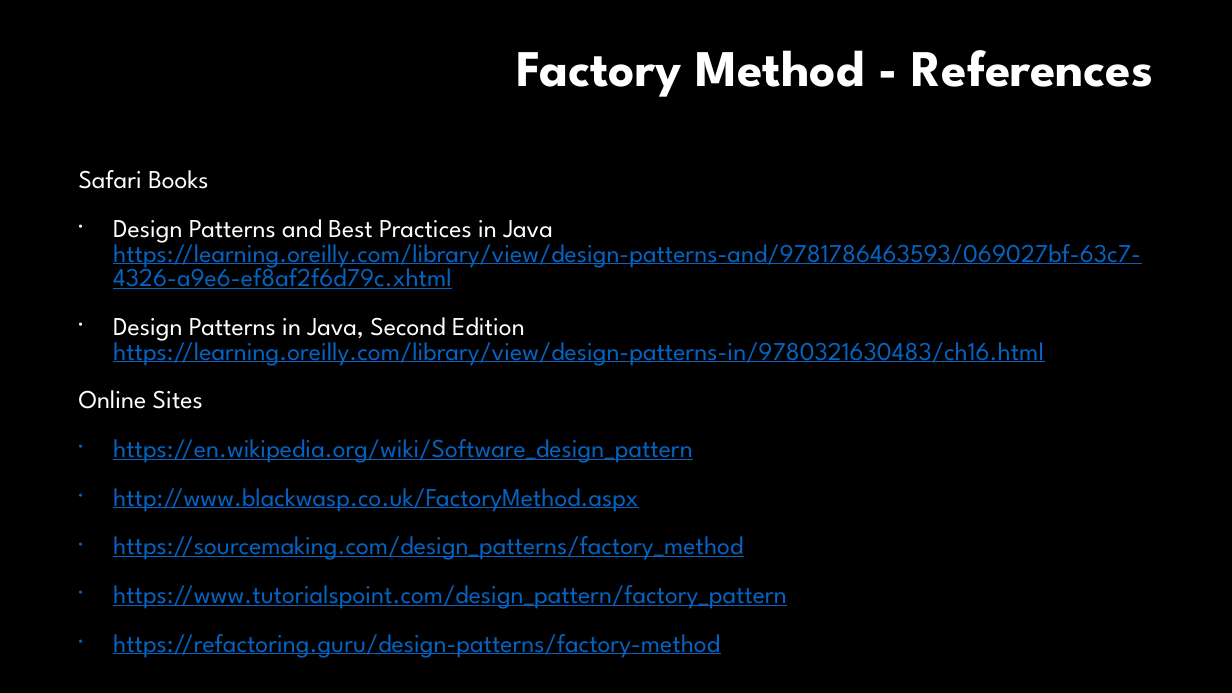
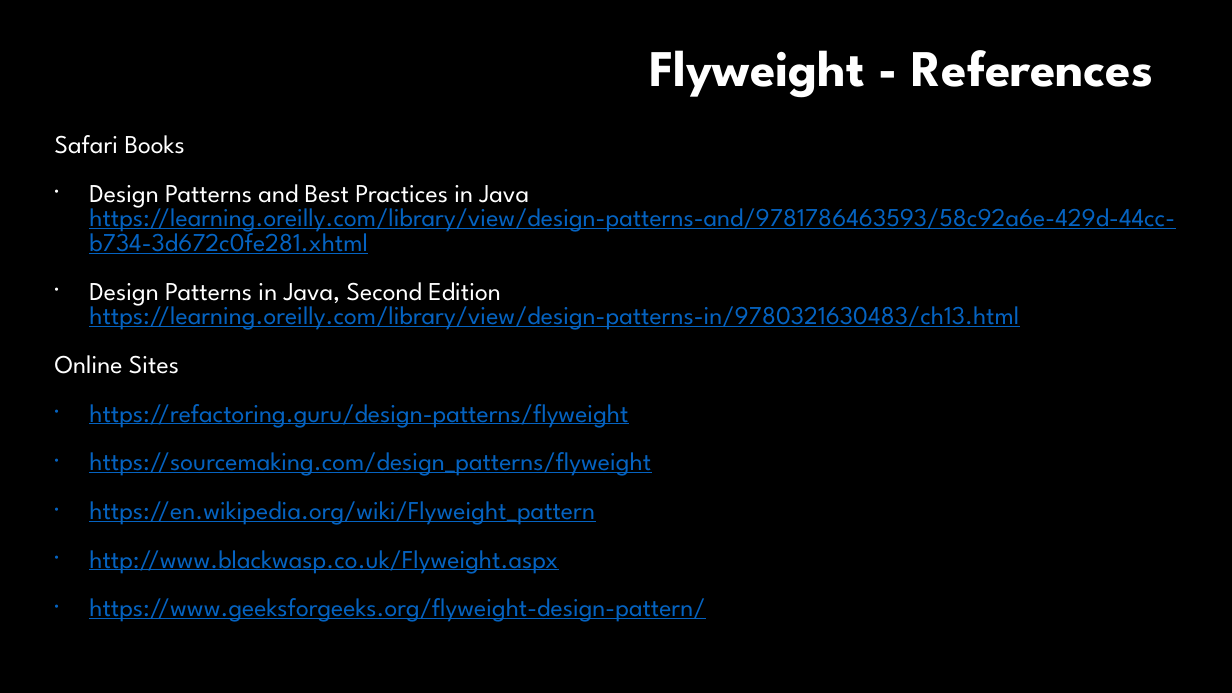
Before and after one commit to szabogabriel/DesignPatterns, a slide deck: slide 42 of Presentations/23 - Design Patterns - Flyweight.pptx (slide 31 before the commit). Drawn at 1232x693 pixels with LibreOffice and Linux fonts; fonts in the diff are those of the drawing; background and template pictures are left out. Boxes give left, top, right and bottom in pixels: in the first picture for what was removed or moved away, otherwise in the second. Text is boxed around its words. In the diff, an @@ line names an element or a change of style, - is before the commit and + after.

Commit message:
Flyweight

```diff
--- a/Presentations/23 - Design Patterns - Flyweight.pptx
+++ b/Presentations/23 - Design Patterns - Flyweight.pptx
@@ text at (x1=649, y1=50, x2=1153, y2=98): text changed @@
-Factory Method - References
+Flyweight - References
@@ text "Safari Books" moved from (x1=79, y1=170, x2=1141, y2=658) to (x1=55, y1=135, x2=1175, y2=622) @@
@@ text at (x1=89, y1=184, x2=1175, y2=330): text changed @@
-• Design Patterns and Best Practices in Java
-  https://learning.oreilly.com/library/view/design-patterns-and/9781786463593/069027bf-63c7-4326-a9e6-ef8af2f6d79c.xhtml
-• Design Patterns in Java, Second Edition
-  https://learning.oreilly.com/library/view/design-patterns-in/9780321630483/ch16.html
+• Design Patterns and Best Practices in Java
+  https://learning.oreilly.com/library/view/design-patterns-and/9781786463593/58c92a6e-429d-44cc-b734-3d672c0fe281.xhtml
+• Design Patterns in Java, Second Edition
+  https://learning.oreilly.com/library/view/design-patterns-in/9780321630483/ch13.html
@@ text at (x1=89, y1=404, x2=705, y2=622): text changed @@
-• https://en.wikipedia.org/wiki/Software_design_pattern
-• http://www.blackwasp.co.uk/FactoryMethod.aspx
-• https://sourcemaking.com/design_patterns/factory_method
-• https://www.tutorialspoint.com/design_pattern/factory_pattern
-• https://refactoring.guru/design-patterns/factory-method
+• https://refactoring.guru/design-patterns/flyweight
+• https://sourcemaking.com/design_patterns/flyweight
+• https://en.wikipedia.org/wiki/Flyweight_pattern
+• http://www.blackwasp.co.uk/Flyweight.aspx
+• https://www.geeksforgeeks.org/flyweight-design-pattern/
```
Also in this commit, not shown: 2 other slides changed, 39 slides added, 28 slides removed.
